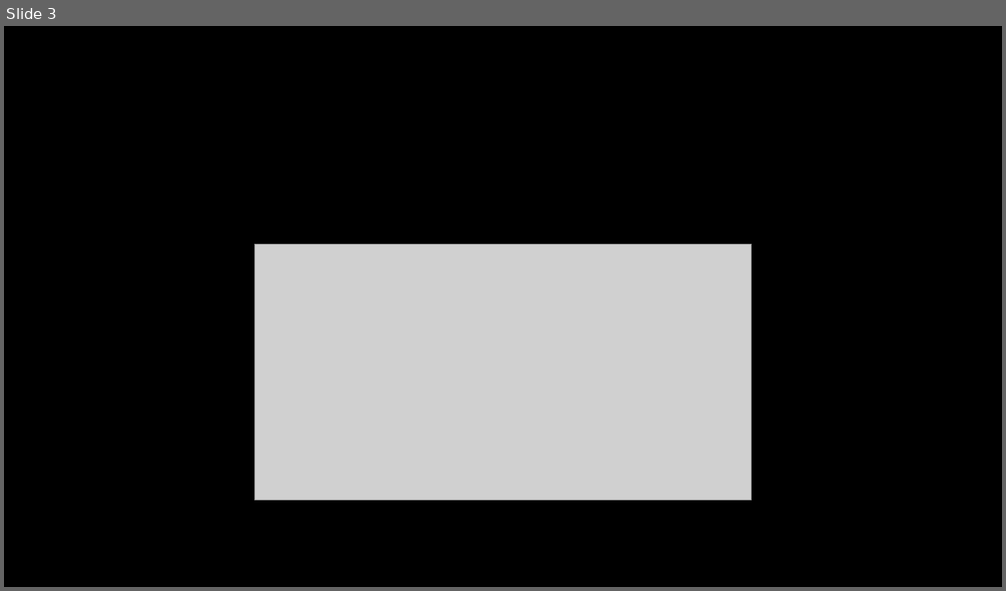
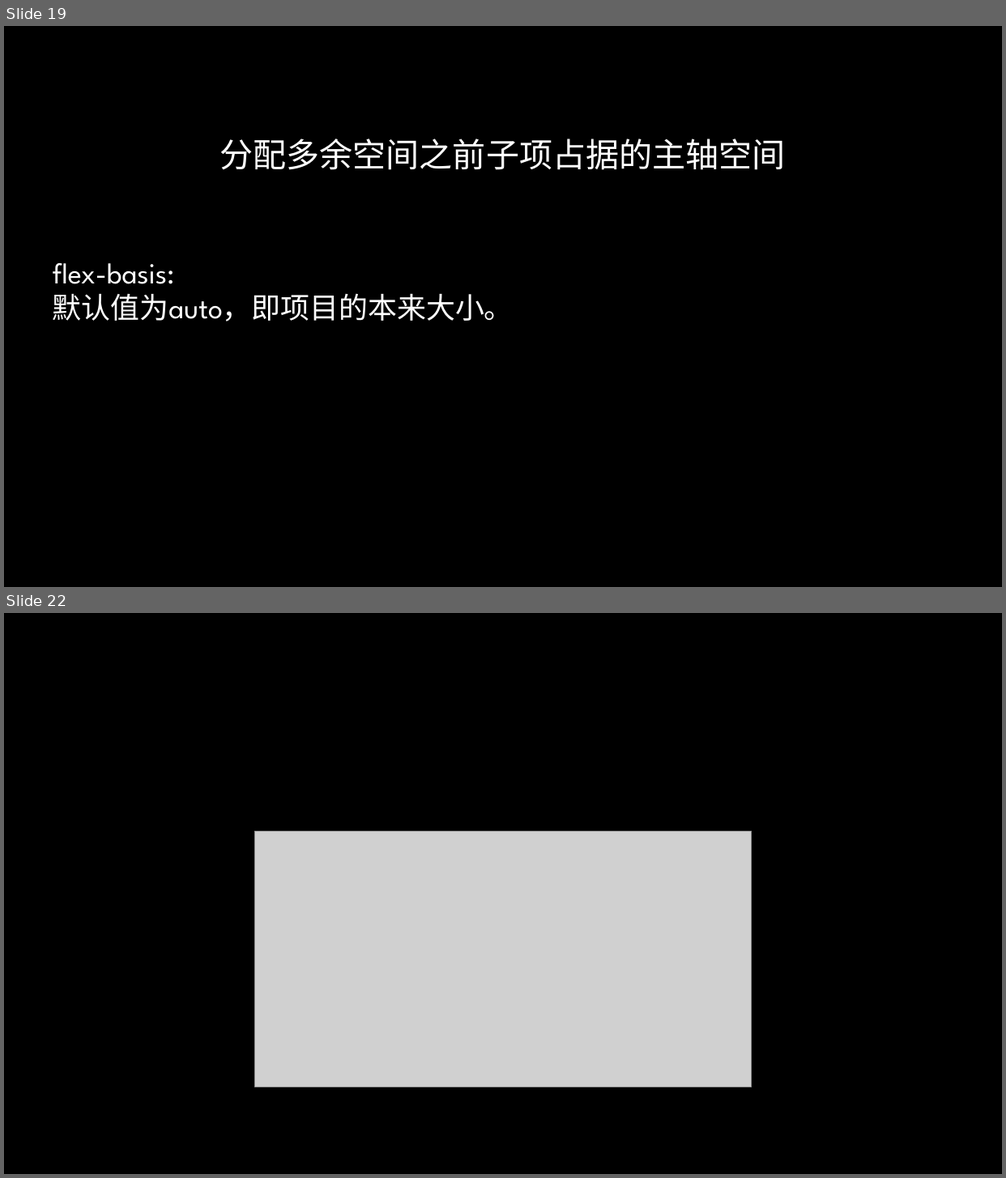
Before and after one commit to radiofly19841018/demo-flex, a slide deck: ppt/CSS Flex&Grid.pptx. Shown one above the other, each under a label of ours: slide 3 before the commit, slides 19 and 22 after it; the slides between them are not shown. The pictures are 1006x591 and 1006x1178 pixels, drawn with LibreOffice and Linux fonts; fonts in the diff are those of the drawing; grey boxes stand for pictures; background and template pictures are left out. Boxes give left, top, right and bottom in pixels: in the first picture for what was removed or moved away, otherwise in the second. Text is boxed around its words. In the diff, an @@ line names an element or a change of style, - is before the commit and + after.

```diff
--- a/ppt/CSS Flex&Grid.pptx
+++ b/ppt/CSS Flex&Grid.pptx
@@ slide 19 added at (x1=4, y1=26, x2=1002, y2=587), background picture (left out) @@
@@ title added at (x1=219, y1=139, x2=785, y2=170), 32 pt, text gradient #FFFFFF to #A6A6A6 @@
+分配多余空间之前子项占据的主轴空间
@@ text added at (x1=53, y1=263, x2=513, y2=322), 28 pt, text #FFFFFF @@
+flex-basis:
+默认值为auto，即项目的本来大小。
@@ what was slide 3 is now slide 22 @@
```
Also in this commit, not shown: 1 slide changed, 20 other slides added, 1 slide removed, 3 other files.
